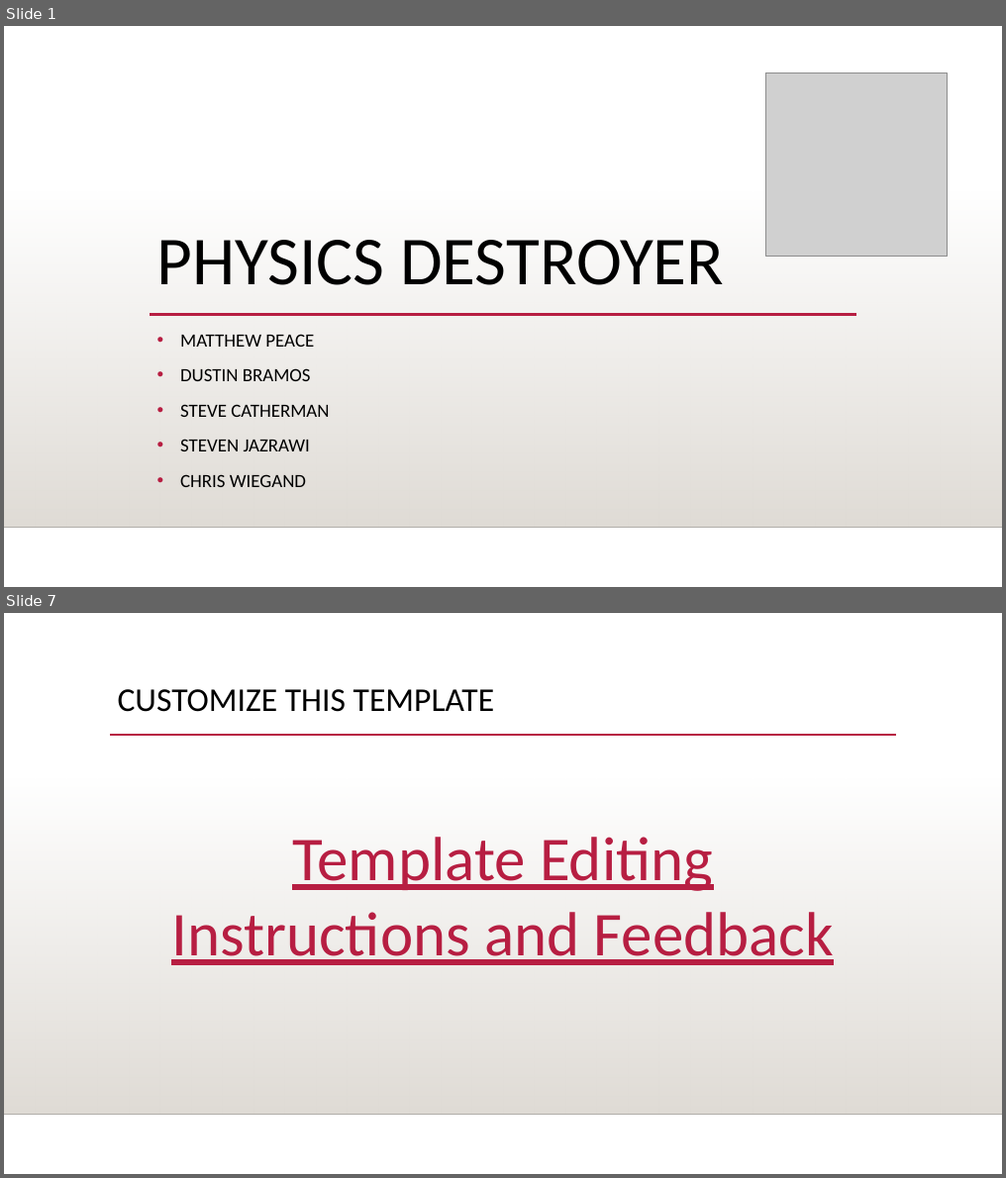
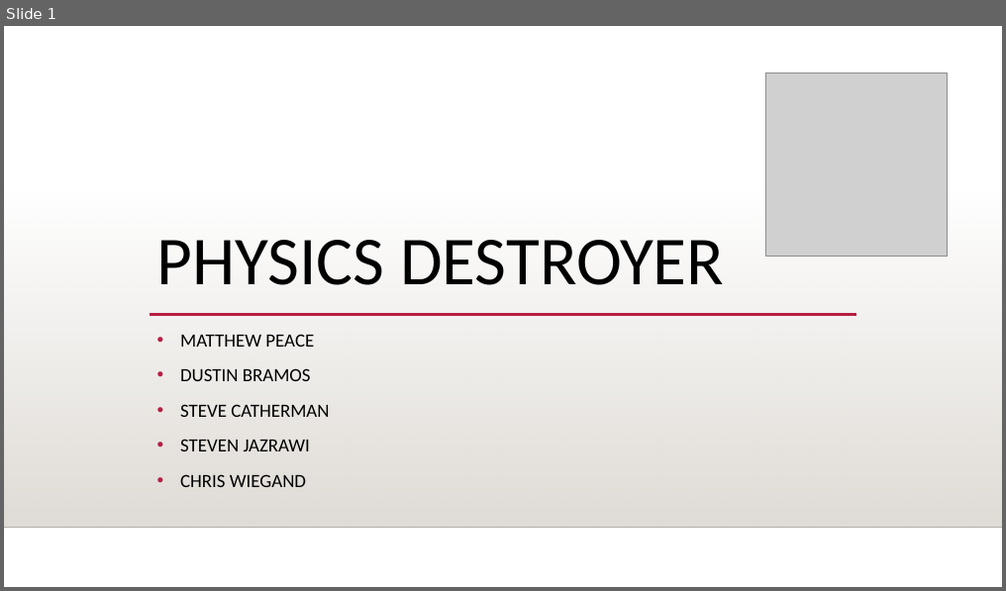
Before and after one commit to stevecatherman/sophmoreProj, a slide deck: Documents/Sprint1Presentation.pptx. Shown one above the other, each under a label of ours: slides 1 and 7 before the commit, slide 1 after it; the slides between them are not shown. The pictures are 1006x1178 and 1006x591 pixels, drawn with LibreOffice and Linux fonts; fonts in the diff are those of the drawing; grey boxes stand for pictures; background and template pictures are left out. Boxes give left, top, right and bottom in pixels: in the first picture for what was removed or moved away, otherwise in the second. Text is boxed around its words. In the diff, an @@ line names an element or a change of style, - is before the commit and + after.

```diff
--- a/Documents/Sprint1Presentation.pptx
+++ b/Documents/Sprint1Presentation.pptx
@@ slide 7 removed at (4, 613, 1002, 1174), background picture (left out); not listed: 2 template elements that a slide beside it also shows @@
@@ title removed at (118, 689, 495, 712) @@
-CUSTOMIZE THIS TEMPLATE
@@ line removed from (110, 735) to (896, 735) @@
@@ text removed at (171, 837, 834, 965) @@
-Template Editing Instructions and Feedback
```
Also in this commit, not shown: 5 slides added, 5 other slides removed, 1 other file.
